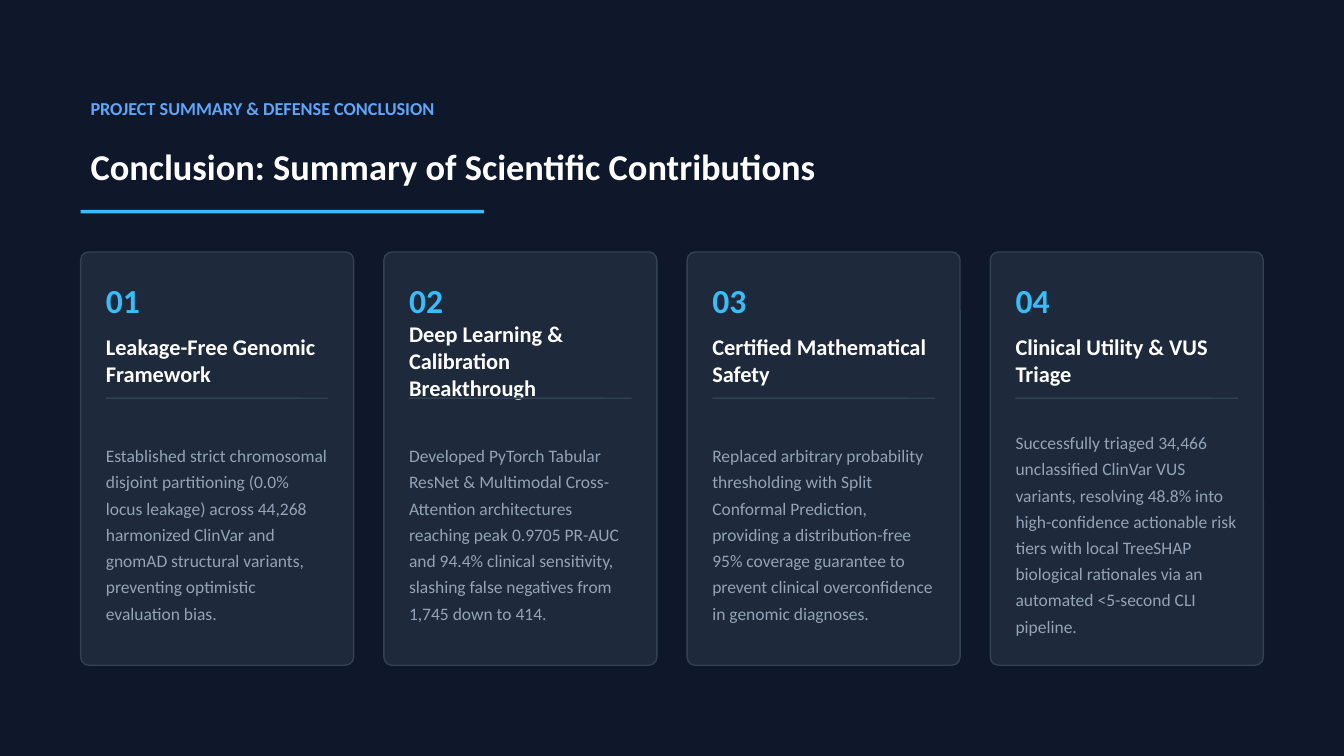
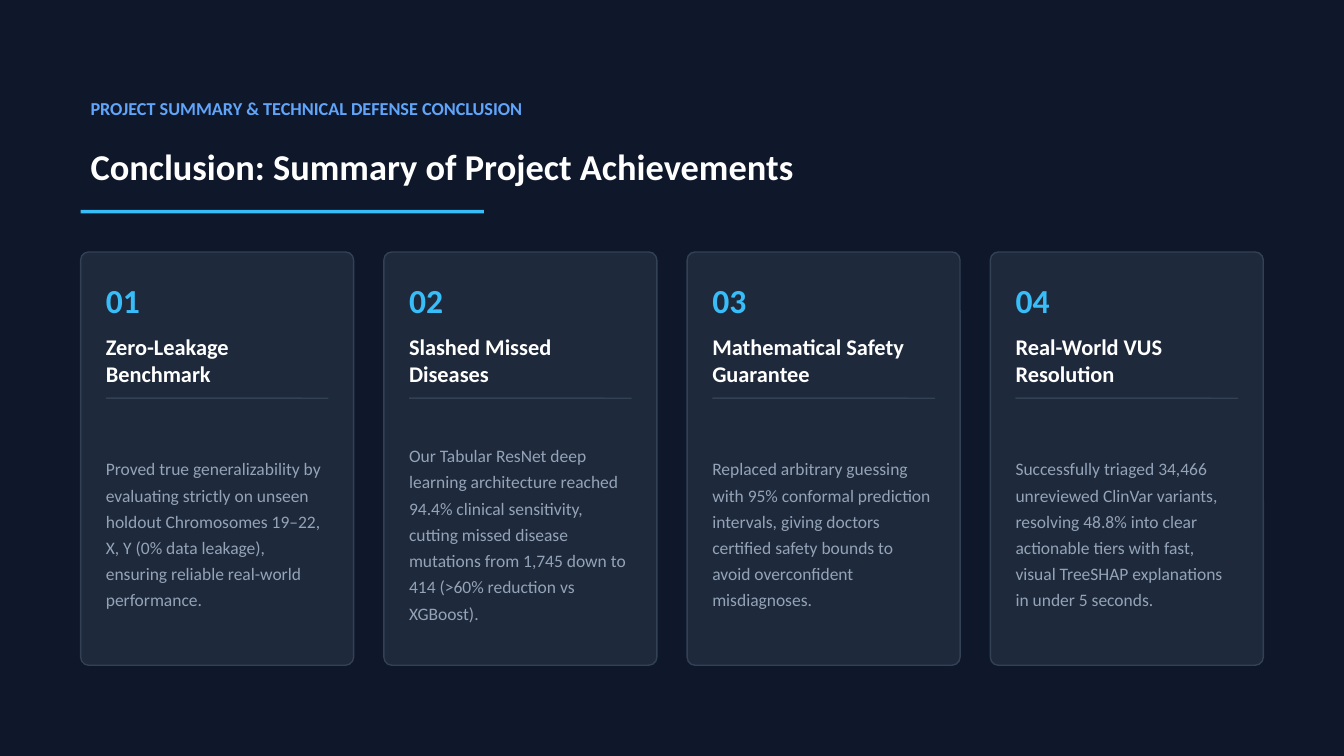
Before and after one commit to waibhav-jha/SV-prioritization-from-long-read-sequencing, a slide deck: slide 23 of End_Semester_Presentation.pptx. Drawn at 1344x756 pixels with LibreOffice and Linux fonts; fonts in the diff are those of the drawing. Boxes give left, top, right and bottom in pixels: in the first picture for what was removed or moved away, otherwise in the second. Text is boxed around its words. In the diff, an @@ line names an element or a change of style, - is before the commit and + after.

Commit message:
Simplify academic jargon across presentation deck (plain English student explanation)

```diff
--- a/End_Semester_Presentation.pptx
+++ b/End_Semester_Presentation.pptx
@@ text at [91, 103, 522, 115]: text changed @@
-PROJECT SUMMARY & DEFENSE CONCLUSION
+PROJECT SUMMARY & TECHNICAL DEFENSE CONCLUSION
@@ text at [91, 154, 793, 186]: text changed @@
-Conclusion: Summary of Scientific Contributions
+Conclusion: Summary of Project Achievements
@@ text at [106, 339, 229, 382]: text changed @@
-Leakage-Free Genomic Framework
+Zero-Leakage Benchmark
@@ text at [409, 339, 551, 382]: text changed @@
-Deep Learning & Calibration Breakthrough
+Slashed Missed Diseases
@@ text at [712, 339, 903, 382]: text changed @@
-Certified Mathematical Safety
+Mathematical Safety Guarantee
@@ text at [1016, 339, 1162, 382]: text changed @@
-Clinical Utility & VUS Triage
+Real-World VUS Resolution
@@ text at [106, 463, 321, 609]: text changed @@
-Established strict chromosomal disjoint partitioning (0.0% locus leakage) across 44,268 harmonized ClinVar and gnomAD structural variants, preventing optimistic evaluation bias.
+Proved true generalizability by evaluating strictly on unseen holdout Chromosomes 19–22, X, Y (0% data leakage), ensuring reliable real-world performance.
@@ text at [409, 450, 626, 622]: text changed @@
-Developed PyTorch Tabular ResNet & Multimodal Cross-Attention architectures reaching peak 0.9705 PR-AUC and 94.4% clinical sensitivity, slashing false negatives from 1,745 down to 414.
+Our Tabular ResNet deep learning architecture reached 94.4% clinical sensitivity, cutting missed disease mutations from 1,745 down to 414 (>60% reduction vs XGBoost).
@@ text at [712, 463, 930, 609]: text changed @@
-Replaced arbitrary probability thresholding with Split Conformal Prediction, providing a distribution-free 95% coverage guarantee to prevent clinical overconfidence in genomic diagnoses.
+Replaced arbitrary guessing with 95% conformal prediction intervals, giving doctors certified safety bounds to avoid overconfident misdiagnoses.
@@ text at [1016, 463, 1222, 606]: text changed @@
-Successfully triaged 34,466 unclassified ClinVar VUS variants, resolving 48.8% into high-confidence actionable risk tiers with local TreeSHAP biological rationales via an automated <5-second CLI pipeline.
+Successfully triaged 34,466 unreviewed ClinVar variants, resolving 48.8% into clear actionable tiers with fast, visual TreeSHAP explanations in under 5 seconds.
```
Also in this commit, not shown: 23 other slides changed, 2 other files.
